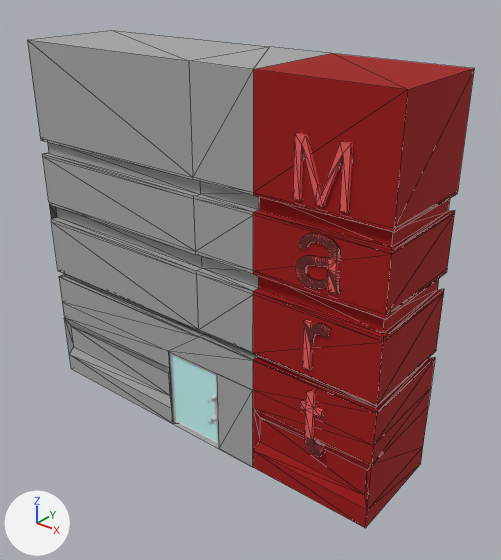
What one commit did to the FBX model Assets/Resources/101_DevelopPJHScene/8_Models/out/mart/mart@out_open_s.FBX.
Camera for both pictures: a 50 mm lens placed at (2.04, -2.34, 1.37), pointed at (0.14, 0.04, -0.11). The lights are fixed; the arrows at lower left show +X, +Y and +Z. Mesh edges are drawn as thin lines on the coarser meshes. Where no turn or scale is listed for an object, it has been applied to the vertices.
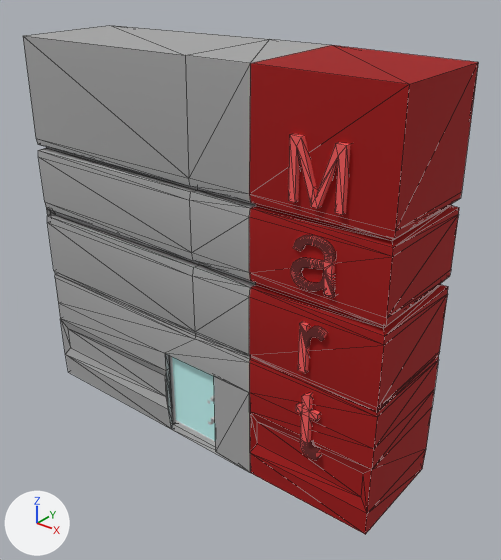
Changed parts and their boxes (x1, y1, x2, y2) in the pictures (501 x 560 px; the box of a moved part takes in the faces that stretch with it):
'Box001', reshaped
    before: (27, 30, 474, 528)
    after: (23, 25, 478, 535)
part 1 of me_mesh_001, moved or reshaped
    before: (293, 133, 353, 212)
    after: (288, 134, 351, 215)
part 2 of me_mesh_001, moved or reshaped
    before: (295, 234, 338, 295)
    after: (291, 235, 335, 298)
part 3 of me_mesh_001, moved or reshaped
    before: (302, 319, 330, 370)
    after: (298, 322, 328, 373)
part 4 of me_mesh_001, moved or reshaped
    before: (300, 391, 324, 456)
    after: (296, 393, 321, 460)
part 5 of me_mesh_001, added
    after: (23, 25, 478, 535)

Patch to the scene script:
```diff
--- a/Assets/Resources/101_DevelopPJHScene/8_Models/out/mart/mart@out_open_s.FBX.py
+++ b/Assets/Resources/101_DevelopPJHScene/8_Models/out/mart/mart@out_open_s.FBX.py
@@ me_mesh_001 @@
 # used by ob_box001; location = (-0.1, 0.348, -1.213)
-me_mesh_001.from_pydata(...)  # 884 vertices, 1698 faces; spans x -0.92..1.12, y -0.61..-0.06, z 0.27..2.16
+me_mesh_001.from_pydata(...)  # 1034 vertices, 2060 faces; spans x -0.93..1.13, y -0.64..-0.06, z 0.24..2.19
+# me_mesh_001 part 1: the loose piece of 30 vertices spanning x 0.69..0.93, y -0.61..-0.55, z 1.7..1.95 is moved by (0.0, -0.03, 0.0)
+# me_mesh_001 part 2: the loose piece of 458 vertices spanning x 0.71..0.91, y -0.61..-0.55, z 1.35..1.58 is moved by (0.0, -0.03, 0.0)
+# me_mesh_001 part 3: the loose piece of 110 vertices spanning x 0.76..0.88, y -0.61..-0.55, z 0.97..1.2 is moved by (0.0, -0.03, 0.0)
+# me_mesh_001 part 4: the loose piece of 136 vertices spanning x 0.75..0.87, y -0.61..-0.55, z 0.54..0.87 is moved by (0.0, -0.03, 0.0)
+# me_mesh_001 part 5: 150 vertices added at x -0.93..1.13, y -0.62..-0.06, z 0.24..2.19
 me_mesh_001.materials.append(mat_material__26)
```
